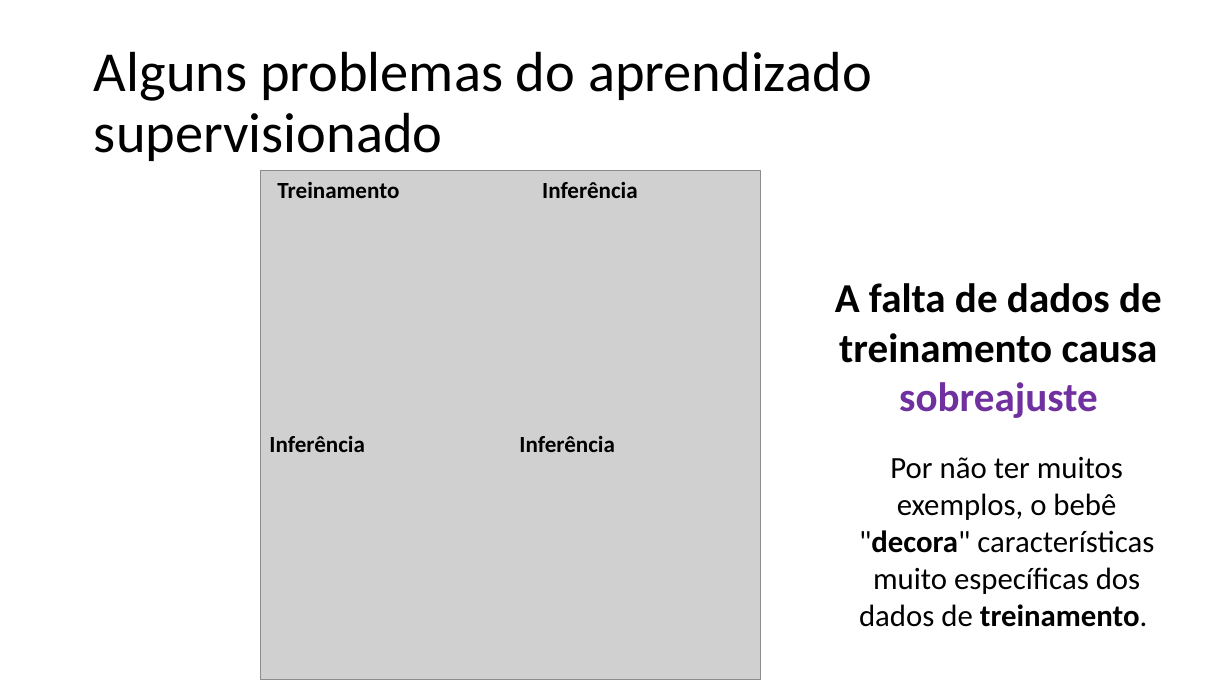
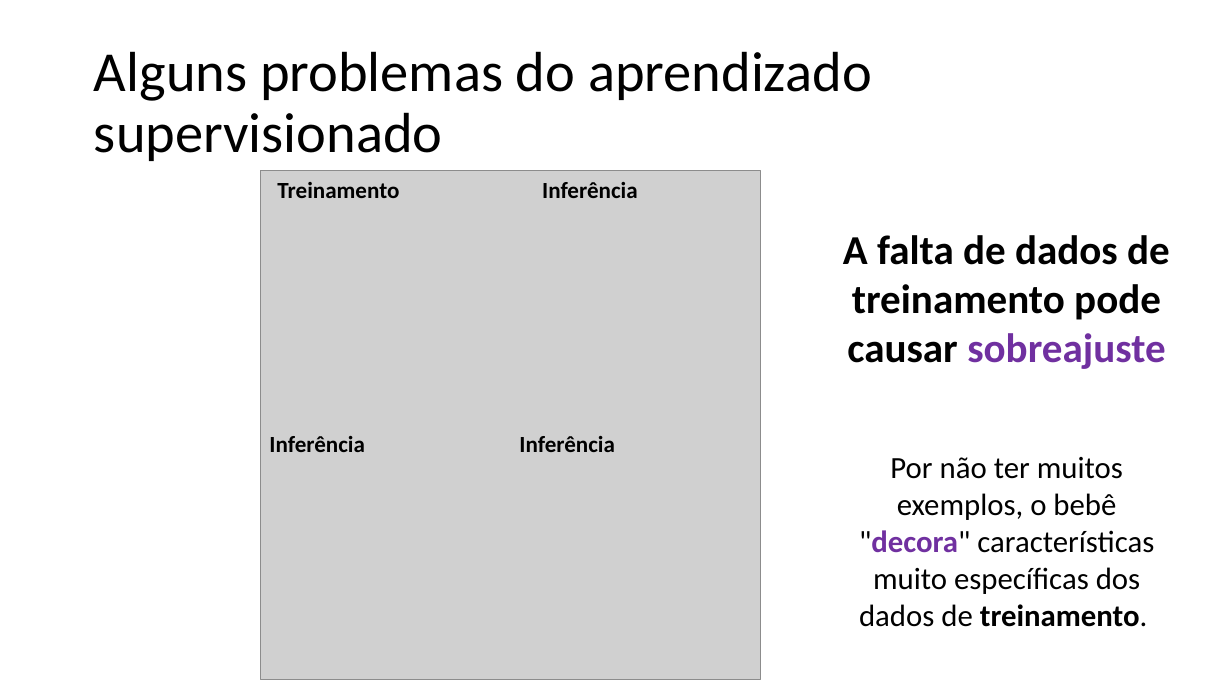
Before and after one commit to zz4fap/c24_inteligencia_artificial, a slide deck: slide 22 of slides/C24_Paradigmas.pptx. Drawn at 1232x693 pixels with LibreOffice and Linux fonts; fonts in the diff are those of the drawing; grey boxes stand for pictures. Boxes give left, top, right and bottom in pixels: in the first picture for what was removed or moved away, otherwise in the second. Text is boxed around its words. In the diff, an @@ line names an element or a change of style, - is before the commit and + after.

```diff
--- a/slides/C24_Paradigmas.pptx
+++ b/slides/C24_Paradigmas.pptx
@@ text at bbox=[843, 235, 1170, 369]: text changed @@
-A falta de dados de treinamento causa sobreajuste
+A falta de dados de treinamento pode causar sobreajuste
@@ text "Por não ter muitos exemplos, ..." at bbox=[859, 457, 1154, 627]: text colour #000000 to #7030A0 in ""decora"" @@
```
Also in this commit, not shown: 11 other slides changed, 1 slide added.
